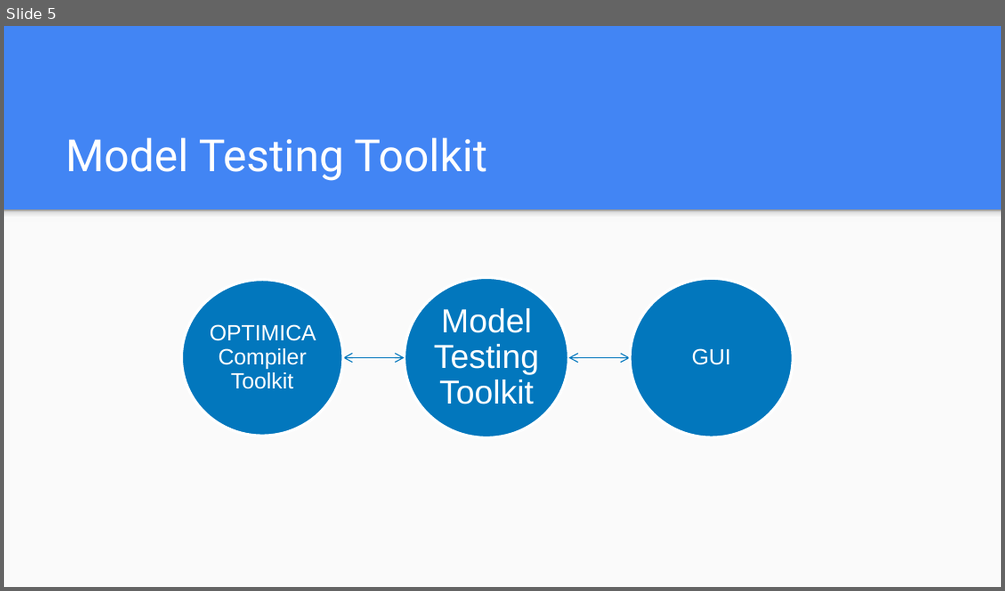
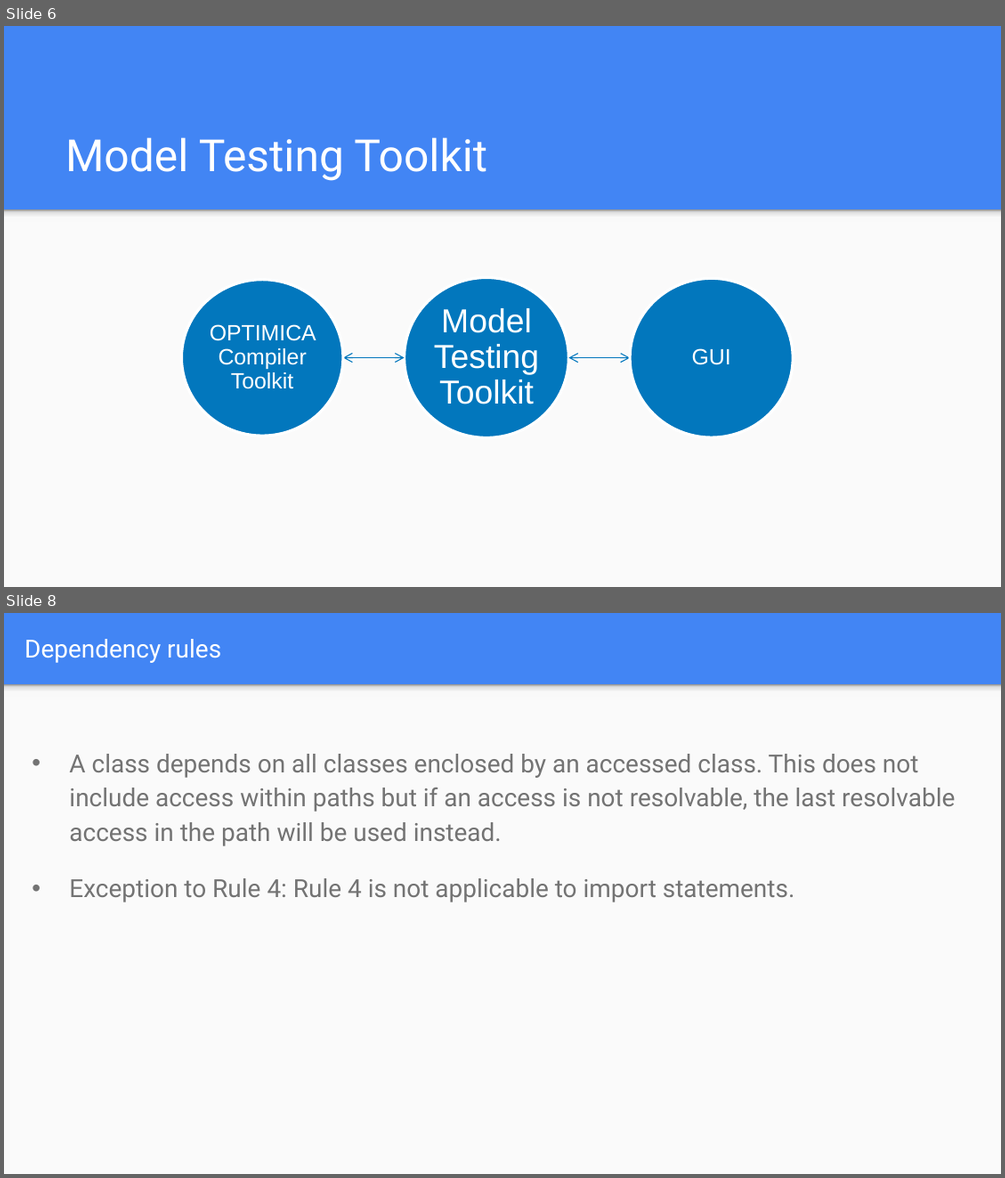
Before and after one commit to ErikHedblom/Master-Thesis, a slide deck: Exjobbspresentation.pptx. Shown one above the other, each under a label of ours: slide 5 before the commit, slides 6 and 8 after it; the slides between them are not shown. The pictures are 1005x591 and 1005x1178 pixels, drawn with LibreOffice and Linux fonts; fonts in the diff are those of the drawing. Boxes give left, top, right and bottom in pixels: in the first picture for what was removed or moved away, otherwise in the second. Text is boxed around its words. In the diff, an @@ line names an element or a change of style, - is before the commit and + after.

```diff
--- a/Exjobbspresentation.pptx
+++ b/Exjobbspresentation.pptx
@@ slide 8 added at [4, 613, 1001, 1174], background #4285F4 @@
@@ title added at [24, 639, 221, 663], 18 pt, text #FFFFFF @@
+Dependency rules
@@ rectangle added at [4, 685, 1001, 1174], fill #FAFAFA @@
@@ rectangle added at [4, 685, 1001, 697], fill gradient #F9F9F9 to #DEDEDE to #999999 @@
@@ text added at [69, 754, 955, 902], 18 pt, text #737373 @@
+• A class depends on all classes enclosed by an accessed class. This does not include access within paths but if an access is not resolvable, the last resolvable access in the path will be used instead.
+• Exception to Rule 4: Rule 4 is not applicable to import statements.
@@ what was slide 5 is now slide 6 @@
```
Also in this commit, not shown: 1 slide changed, 1 other slide added.
